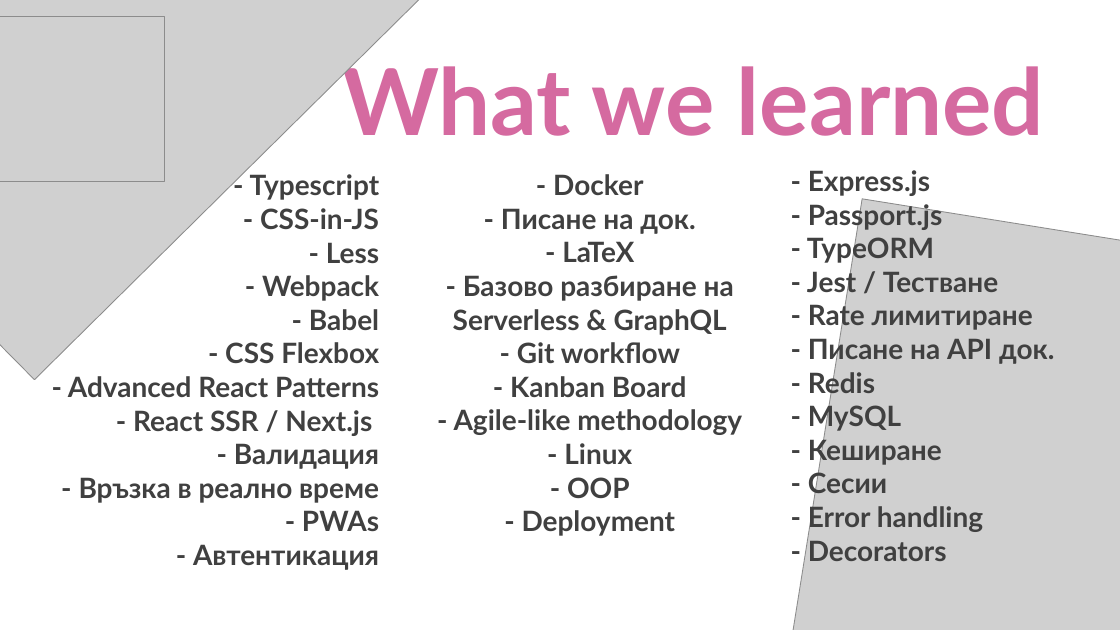
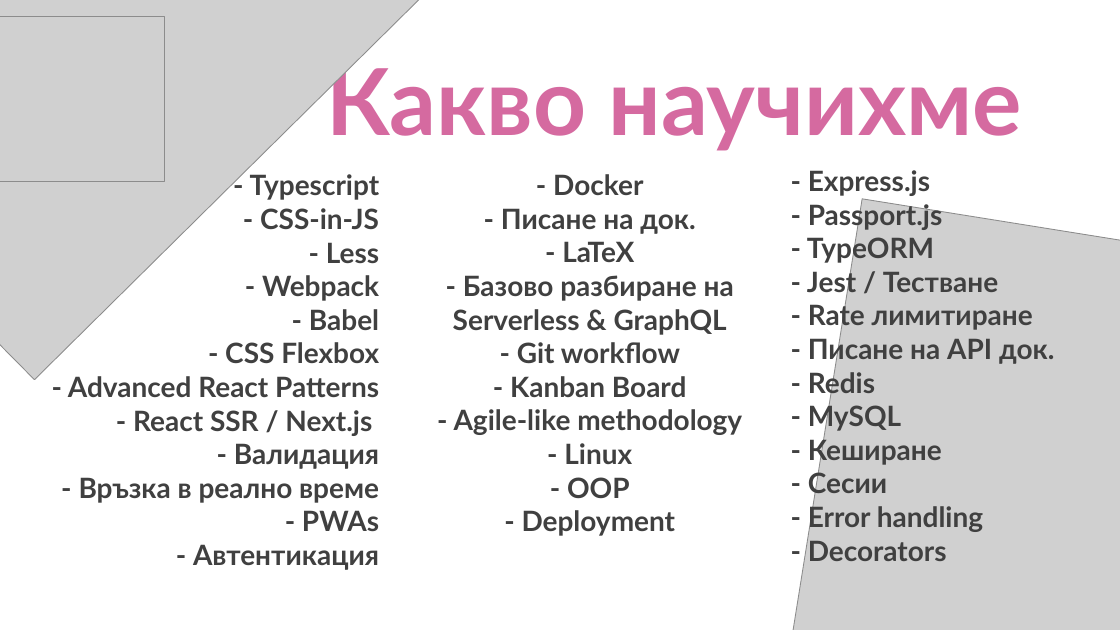
Before and after one commit to DeliriumProducts/luncher-box, a slide deck: slide 9 of presentation/itsviat/presentation.pptx. Drawn at 1120x630 pixels with LibreOffice and Linux fonts; fonts in the diff are those of the drawing; grey boxes stand for pictures. Boxes give left, top, right and bottom in pixels: in the first picture for what was removed or moved away, otherwise in the second. Text is boxed around its words. In the diff, an @@ line names an element or a change of style, - is before the commit and + after.

```diff
--- a/presentation/itsviat/presentation.pptx
+++ b/presentation/itsviat/presentation.pptx
@@ title at bbox=[326, 55, 1022, 151]: text changed @@
-What we learned
+Какво научихме
```
Also in this commit, not shown: 1 other slide changed, 1 other file.
